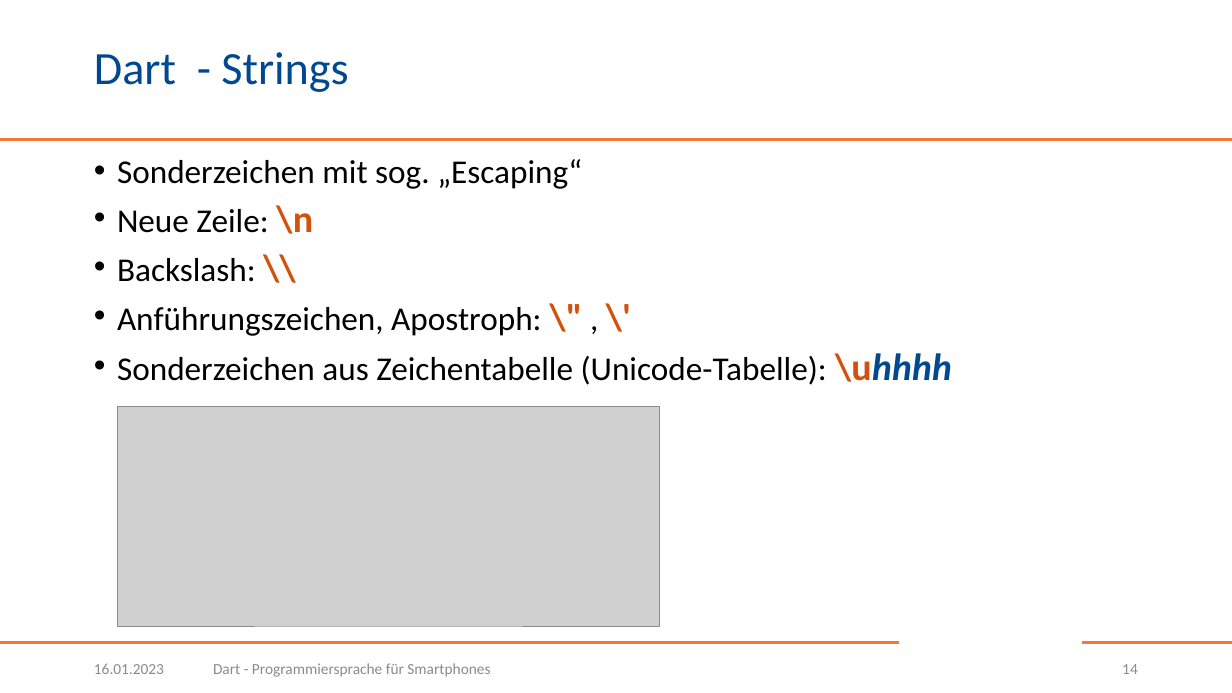
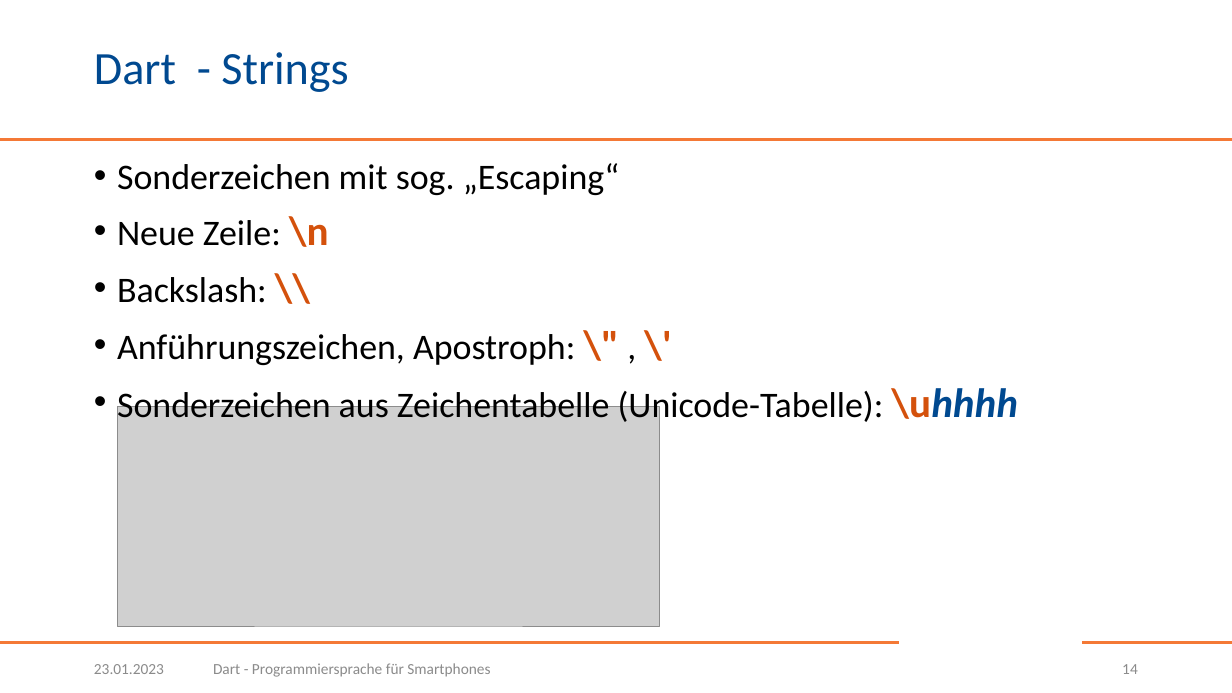
Before and after one commit to BogyMitutoyoCTL/DecisionMakingApp, a slide deck: slide 14 of presentations/Dart.pptx. Drawn at 1232x693 pixels with LibreOffice and Linux fonts; fonts in the diff are those of the drawing; grey boxes stand for pictures; background and template pictures are left out. Boxes give left, top, right and bottom in pixels: in the first picture for what was removed or moved away, otherwise in the second. Text is boxed around its words. In the diff, an @@ line names an element or a change of style, - is before the commit and + after.

```diff
--- a/presentations/Dart.pptx
+++ b/presentations/Dart.pptx
@@ text "Sonderzeichen mit sog. „Escaping“" at bbox=[117, 163, 1018, 426]: size 25.9 to 28 pt; size 29.6 to 32 pt in "\n", "\\", "\" \'", "\uhhhh"; line spacing 0.8 to 0.9 @@
@@ text at bbox=[94, 664, 164, 674]: text changed @@
-16.01.2023
+23.01.2023
```
Also in this commit, not shown: 17 other slides changed, 7 slides added.
